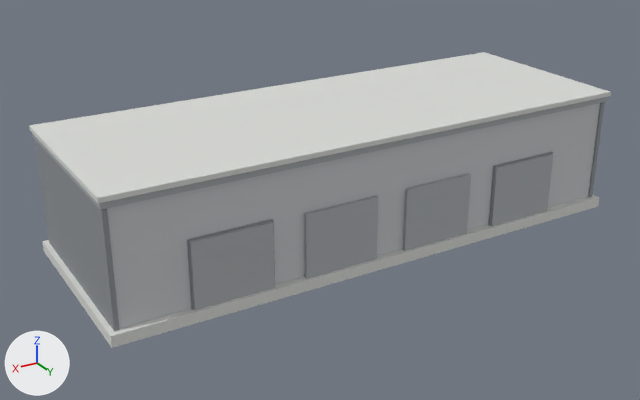
The glTF model web/public/models/buildings/7.glb: old version first, new version second.
Before and after are seen from a camera (50 mm lens) standing at (24.6, 39.2, 21.6) and looking at (1.1, 0.1, 2.0). Every picture has the same lights, and +X, +Y and +Z are marked at lower left. The picture after the commit comes second.

Before the edit, the objects in view are built like this:
```python
ob_仓库_路_north_7_door = bpy.data.objects.new('仓库 路 North 7 door', me_mesh_2)
ob_仓库_路_north_7_door.location = (0.0, 0.0, 0.0)
ob_仓库_路_north_7_frame = bpy.data.objects.new('仓库 路 North 7 frame', me_mesh_1)
ob_仓库_路_north_7_frame.location = (0.0, 0.0, 0.0)
ob_仓库_路_north_7_metal = bpy.data.objects.new('仓库 路 North 7 metal', me_mesh_0)
ob_仓库_路_north_7_metal.location = (0.0, 0.0, 0.0)
ob_仓库_路_north_7_roof = bpy.data.objects.new('仓库 路 North 7 roof', me_mesh_3)
ob_仓库_路_north_7_roof.location = (0.0, 0.0, 0.0)
ob_仓库_路_north_7_trim = bpy.data.objects.new('仓库 路 North 7 trim', me_mesh_4)
ob_仓库_路_north_7_trim.location = (0.0, 0.0, 0.0)
```
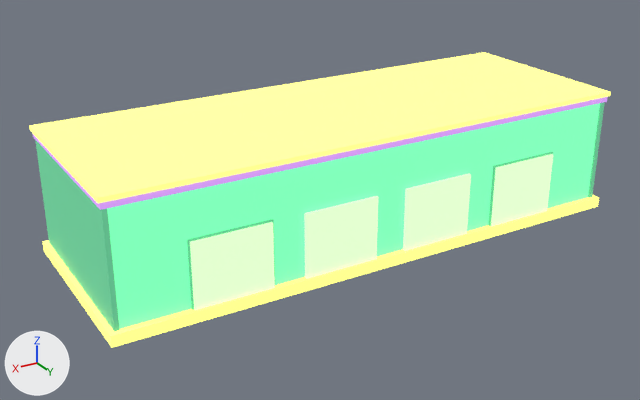
The change, as a diff of the scene's bpy script:
```diff
--- a/web/public/models/buildings/7.glb.py
+++ b/web/public/models/buildings/7.glb.py
@@ mat_north_7_metal @@
 mat_north_7_metal = principled_material('North 7 metal')
-mat_north_7_metal.base_color = (0.58, 0.6, 0.62)  # light grey #c8cbce
+mat_north_7_metal.base_color = (0.15, 0.78, 0.35)  # green #6ce5a0
 mat_north_7_metal.metallic = 0.05
 mat_north_7_metal.roughness = 0.72
+mat_north_7_metal.emission_strength = 1.0
+mat_north_7_metal.emission_color = (0.15, 0.78, 0.35)  # green #6ce5a0
@@ mat_north_7_frame @@
 mat_north_7_frame = principled_material('North 7 frame')
-mat_north_7_frame.base_color = (0.28, 0.3, 0.32)  # grey #909599
+mat_north_7_frame.base_color = (0.08, 0.35, 0.18)  # green #50a076
 mat_north_7_frame.metallic = 0.05
 mat_north_7_frame.roughness = 0.72
+mat_north_7_frame.emission_strength = 1.0
@@ mat_north_7_door @@
 mat_north_7_door = principled_material('North 7 door')
-mat_north_7_door.base_color = (0.42, 0.44, 0.46)  # grey #adb1b5
-mat_north_7_door.metallic = 0.05
+mat_north_7_door.base_color = (0.55, 0.95, 0.45)  # green #c4f9b3
 mat_north_7_door.roughness = 0.72
+mat_north_7_door.emission_strength = 1.0
+mat_north_7_door.emission_color = (0.55, 0.95, 0.45)  # green #c4f9b3
@@ mat_north_7_roof @@
 mat_north_7_roof = principled_material('North 7 roof')
-mat_north_7_roof.base_color = (0.4, 0.42, 0.44)  # grey #aaadb1
-mat_north_7_roof.metallic = 0.05
-mat_north_7_roof.roughness = 0.72
+mat_north_7_roof.base_color = (0.45, 0.22, 0.65)  # purple #b381d3
+mat_north_7_roof.roughness = 0.55
+mat_north_7_roof.emission_strength = 1.0
+mat_north_7_roof.emission_color = (0.45, 0.22, 0.65)  # purple #b381d3
@@ mat_north_7_trim @@
 mat_north_7_trim = principled_material('North 7 trim')
-mat_north_7_trim.base_color = (0.72, 0.73, 0.7)  # light grey #dddeda
-mat_north_7_trim.metallic = 0.05
-mat_north_7_trim.roughness = 0.72
+mat_north_7_trim.base_color = (0.95, 0.95, 0.2)  # yellow #f9f97c
+mat_north_7_trim.roughness = 0.55
+mat_north_7_trim.emission_strength = 1.0
+mat_north_7_trim.emission_color = (0.95, 0.95, 0.2)  # yellow #f9f97c
```

Location of each change, (x1, y1, x2, y2) in pixels of the pictures (640 x 400 px):
'仓库 路 North 7 trim', recoloured, surface changed (light grey to yellow): (29, 52, 611, 348) in both
'仓库 路 North 7 metal', recoloured, surface changed (light grey to green): (107, 103, 600, 329) in both
'仓库 路 North 7 door', recoloured, surface changed (grey to green): (190, 154, 553, 310) in both
'仓库 路 North 7 frame', recoloured, surface changed: (35, 102, 605, 332) in both
'仓库 路 North 7 roof', recoloured, surface changed: (33, 97, 608, 210) in both
